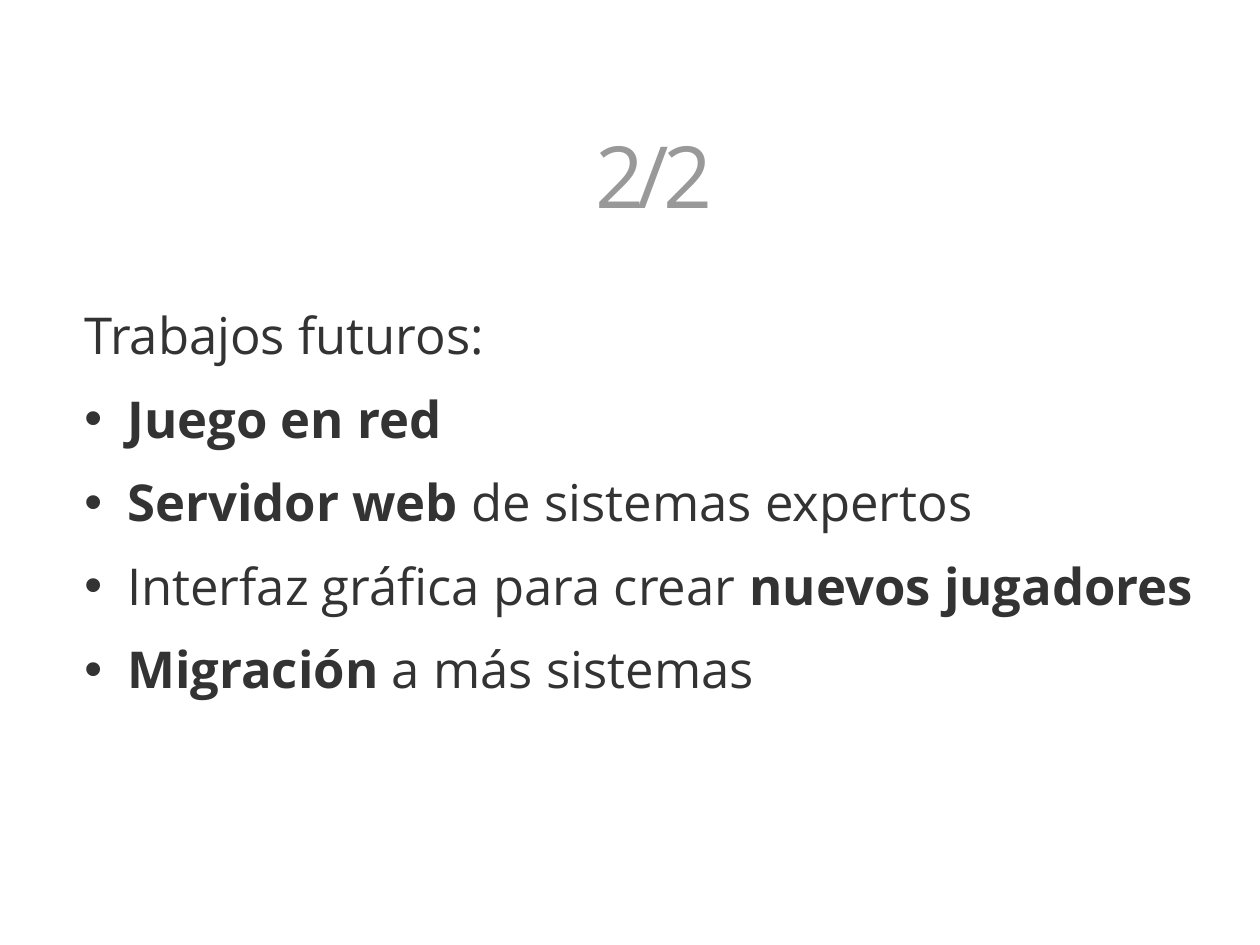
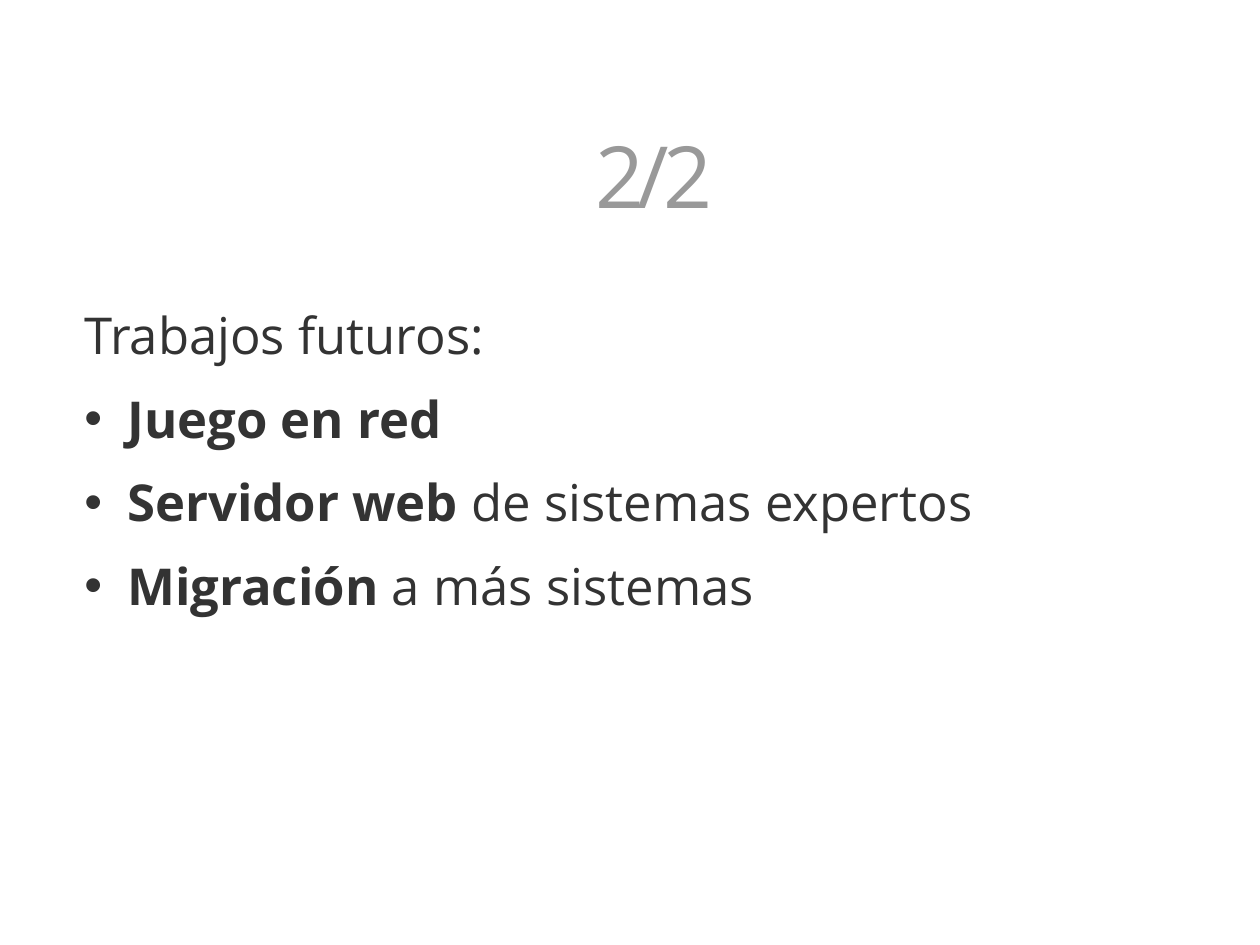
Before and after one commit to 3oheme/dominous, a slide deck: slide 50 of docs/presentacion/presentacion.odp (slide 49 before the commit). Drawn at 1260x945 pixels with LibreOffice and Linux fonts; fonts in the diff are those of the drawing; background and template pictures are left out. Boxes give left, top, right and bottom in pixels: in the first picture for what was removed or moved away, otherwise in the second. Text is boxed around its words. In the diff, an @@ line names an element or a change of style, - is before the commit and + after.

```diff
--- a/docs/presentacion/presentacion.odp
+++ b/docs/presentacion/presentacion.odp
@@ text at (127,566,1193,618): paragraph removed @@
-• Interfaz gráfica para crear nuevos jugadores
```
Also in this commit, not shown: 11 other slides changed, 7 slides added, 6 slides removed.
